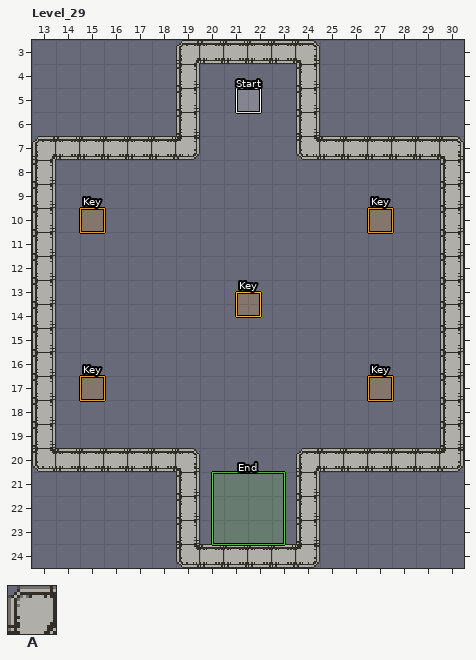
Two versions of a level (LDtk project, source/data/world.ldtk). This is how it looked before the edit.
Cells are 16x16 px. Shown: Level_29 x 13..30, y 3..24. The commit also changed other parts of the map, which this record leaves out.
Key: from "Walls": A 1.
_ is an empty cell.
Objects are placed by their top-left corner, in cells (3,4 is the top-left corner of cell 3,4); size is 1x1 cell unless given.
Layer "Walls" before, first column x 13:
 3 ______AAAAAA______
 4 ______A____A______
 5 ______A____A______
 6 ______A____A______
 7 AAAAAAA____AAAAAAA
 8 A________________A
 9 A________________A
10 A________________A
11 A________________A
12 A________________A
13 A________________A
14 A________________A
15 A________________A
16 A________________A
17 A________________A
18 A________________A
19 A________________A
20 AAAAAAA____AAAAAAA
21 ______A____A______
22 ______A____A______
23 ______A____A______
24 ______AAAAAA______
Objects on layer "Hazards" before:
"Start" rectangle at 21.5,5
"End" rectangle at 20.5,21 size 3x3
"Key" rectangle at 15,10
"Key" rectangle at 15,17
"Key" rectangle at 27,10
"Key" rectangle at 27,17
"Key" rectangle at 21.5,13.5
The result:
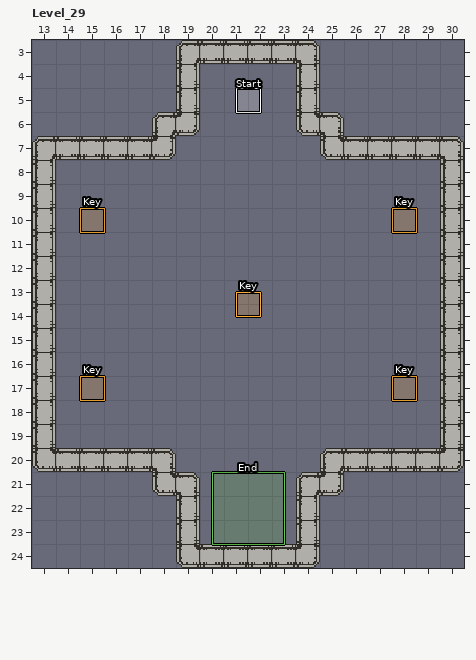
The edit:
Changed rows in their new state; . is an unchanged cell.
Layer "Hazards":
changed: "Key" rectangle at 27,10 -> "Key" rectangle at 28,10
changed: "Key" rectangle at 27,17 -> "Key" rectangle at 28,17
Layer "Walls":
first column x 18:
 6 A......A
 7 ._...._.
first column x 18:
20 ._...._.
21 A......A
